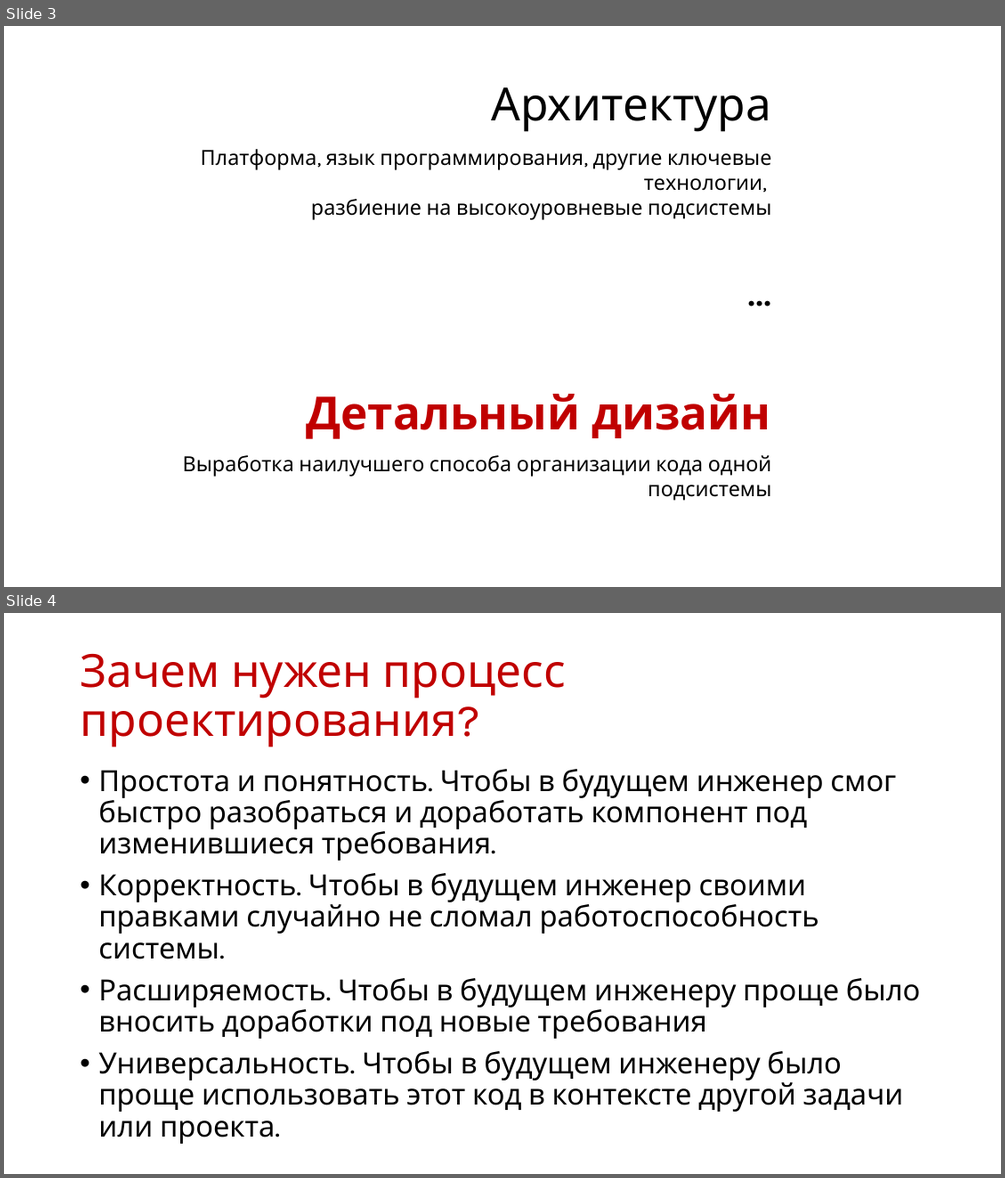
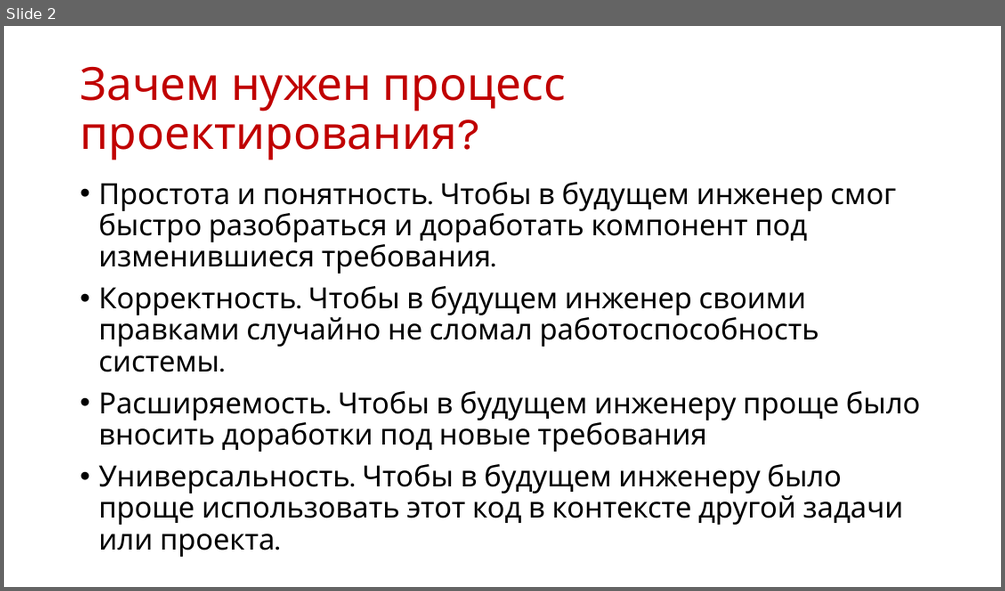
Before and after one commit to xoposhiy/design-course, a slide deck: 01-Intro/intro.pptx. Shown one above the other, each under a label of ours: slides 3 and 4 before the commit, slide 2 after it. The pictures are 1005x1178 and 1005x591 pixels, drawn with LibreOffice and Linux fonts; fonts in the diff are those of the drawing. Boxes give left, top, right and bottom in pixels: in the first picture for what was removed or moved away, otherwise in the second. Text is boxed around its words. In the diff, an @@ line names an element or a change of style, - is before the commit and + after.

```diff
--- a/01-Intro/intro.pptx
+++ b/01-Intro/intro.pptx
@@ slide 3 removed at (4, 26, 1001, 587), background #FFFFFF @@
@@ title removed at (492, 87, 772, 132) @@
-Архитектура
@@ text removed at (201, 149, 772, 220) @@
-Платформа, язык программирования, другие ключевые технологии,
-разбиение на высокоуровневые подсистемы
@@ text removed at (230, 241, 779, 335) @@
-...
@@ text removed at (306, 394, 771, 439) @@
-Детальный дизайн
@@ text removed at (183, 455, 772, 500) @@
-Выработка наилучшего способа организации кода одной подсистемы
@@ what was slide 4 is now slide 2 @@
```
Also in this commit, not shown: 1 slide added, 2 other slides removed, 29 other files.
